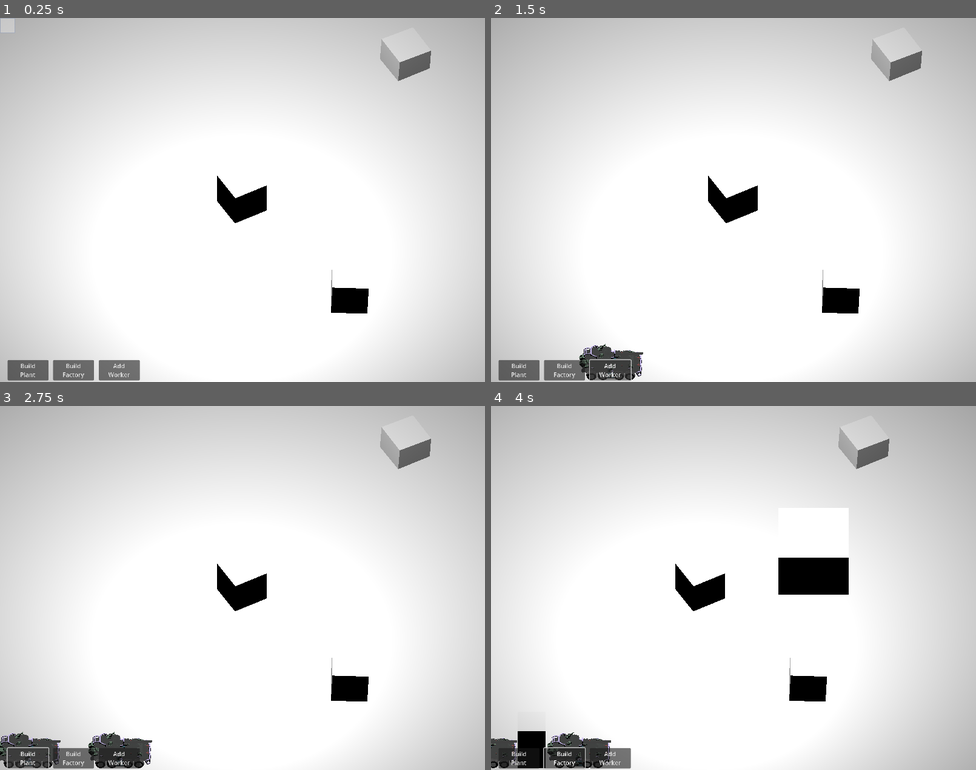
Above: before the commit, frames 1-4 (two rows, left to right).
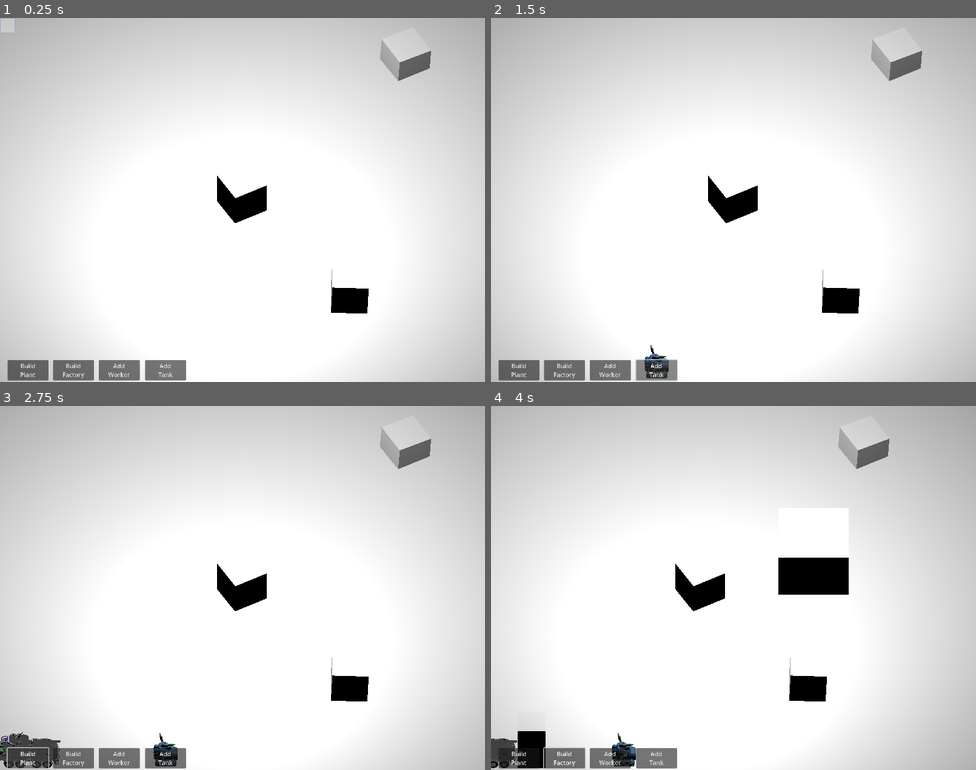
Above: after the commit, the same moments.

Repository: thelazyone/godot_rts
Game: Godot game, scene res://world.tscn
Two runs of this game, one before a commit and one after it. Both use one fixed random seed, a clock stepped at 60 frames per second and the inputs below.
Inputs (mouse positions are in pixels of both pictures, inside the frame that each line leads up to):
- Up to frame 1 (0.25 s): no input
- Up to frame 2 (1.5 s): click "Add Worker" at 0.5 s; click "Add Worker" (after the commit: "Add Tank") at 1.25 s
- Up to frame 3 (2.75 s): click "Build Plant" at 2 s
- Up to frame 4 (4 s): click "Build Factory" at 2.75 s; tap Enter at 3.5 s; move the mouse to (840, 569) at 3.52 s; hold Right (ui_right) from 3.53 s (still down); click (840, 569) at 3.6 s

The runs differ from the first frame. In frame 1, 0.5% of the frame differs, in the area x 5-39%, y 94-100%; in frame 2, 1.5%; in frame 3, 1.5%; in frame 4, 1.7%, in the area x 0-39%, y 89-100%.

Commit message:
added "add tank" button. not necessary but nice

Diff:
--- a/Base Components Scripts/Actors.gd
+++ b/Base Components Scripts/Actors.gd
@@ -22,7 +22,7 @@
 
 	# Building Units orders
 	m_UnitsControlNode.build_worker_order.connect(add_worker)
-	# m_UnitsControlNode.build_tank_order.connect(add_tank) ##TODO DECOMMENT
+	m_UnitsControlNode.build_tank_order.connect(add_tank)
 	m_UnitsControlNode.build_factory_order.connect(build_factory)
 	m_UnitsControlNode.build_plant_order.connect(build_plant)
 
@@ -94,7 +94,6 @@
 	new_worker.position = Geometry.plane_to_space(m_Camera.coords_on_xz(coordinate))
 	adjust_materials(new_worker, 0.0)
 	add_child(new_worker)
-	add_tank(coordinate)
 
 
 func add_tank(coordinate): # Clearly temp:
@@ -120,7 +119,6 @@
 
 
 # Shine Material adjustment. It should NOT be here. TODO.
-
 # Shine Factor
 @export var SHINE_FACTOR = 0.6
 
--- a/Base Components Scripts/UnitsControl.gd
+++ b/Base Components Scripts/UnitsControl.gd
@@ -35,6 +35,7 @@
 enum ImpendingCommand {
 	None, 			# No command given
 	BuildWorker, 		# Build a worker at the next click
+	BuildTank, 		# Build a worker at the next click
 	BuildFactory,		# Build a factory at the next click
 	BuildPlant,			# Build a plant at the next click
 	}
@@ -43,6 +44,7 @@
 
 # If there is a location and an impending command, it sends a signal to perform the action.
 signal build_worker_order(location)
+signal build_tank_order(location)
 signal build_factory_order(location) # Obviously this will be made generic later on
 signal build_plant_order(location)
 
@@ -86,6 +88,9 @@
 
 			# Sending a signal, which the Actors object should receive.
 			match command:
+					ImpendingCommand.BuildTank:
+						build_tank_order.emit(mousePos)
+						pass
 					ImpendingCommand.BuildWorker:
 						build_worker_order.emit(mousePos)
 						pass
@@ -125,14 +130,17 @@
 	pass # Replace with function body.
 
 
-
 func _on_build_factory_pressed():
 	print("Pressed Build Factory")
 	command = ImpendingCommand.BuildFactory
 	pass # Replace with function body.
 
-
 func _on_add_worker_pressed():
 	print("Pressed Add Worker")
 	command = ImpendingCommand.BuildWorker
 	pass # Replace with function body.
+
+func _on_add_tank_pressed():
+	print("Pressed Add Tank")
+	command = ImpendingCommand.BuildTank
+	pass # Replace with function body.
--- a/Base Components Scripts/world.gd
+++ b/Base Components Scripts/world.gd
@@ -21,3 +21,8 @@
 	# Quit on "Esc"
 	if event.is_action_pressed("ui_cancel"):
 		get_tree().quit()
+
+
+
+func _on_add_tank_pressed():
+	pass # Replace with function body.
--- a/world.tscn
+++ b/world.tscn
@@ -131,6 +131,16 @@
 Worker
 "
 
+[node name="Add Tank" type="Button" parent="UnitsControl"]
+offset_left = 522.0
+offset_top = 1804.0
+offset_right = 630.0
+offset_bottom = 1858.0
+pivot_offset = Vector2(64, 26)
+text = "Add
+Worker
+"
+
 [node name="Actors" type="Node3D" parent="."]
 script = ExtResource("3_u47dp")
 SHINE_FACTOR = 0.93
@@ -150,6 +160,18 @@
 size_flags_horizontal = 3
 size_flags_vertical = 3
 
+[node name="Add Worker" type="Button" parent="."]
+offset_left = 383.0
+offset_top = 902.0
+offset_right = 491.0
+offset_bottom = 956.0
+pivot_offset = Vector2(64, 26)
+text = "Add
+Tank
+"
+
 [connection signal="pressed" from="UnitsControl/Build Plant" to="UnitsControl" method="_on_build_plant_pressed"]
 [connection signal="pressed" from="UnitsControl/Build Factory" to="UnitsControl" method="_on_build_factory_pressed"]
 [connection signal="pressed" from="UnitsControl/Add Worker" to="UnitsControl" method="_on_add_worker_pressed"]
+[connection signal="pressed" from="UnitsControl/Add Tank" to="UnitsControl" method="_on_add_worker_pressed"]
+[connection signal="pressed" from="Add Worker" to="UnitsControl" method="_on_add_tank_pressed"]
